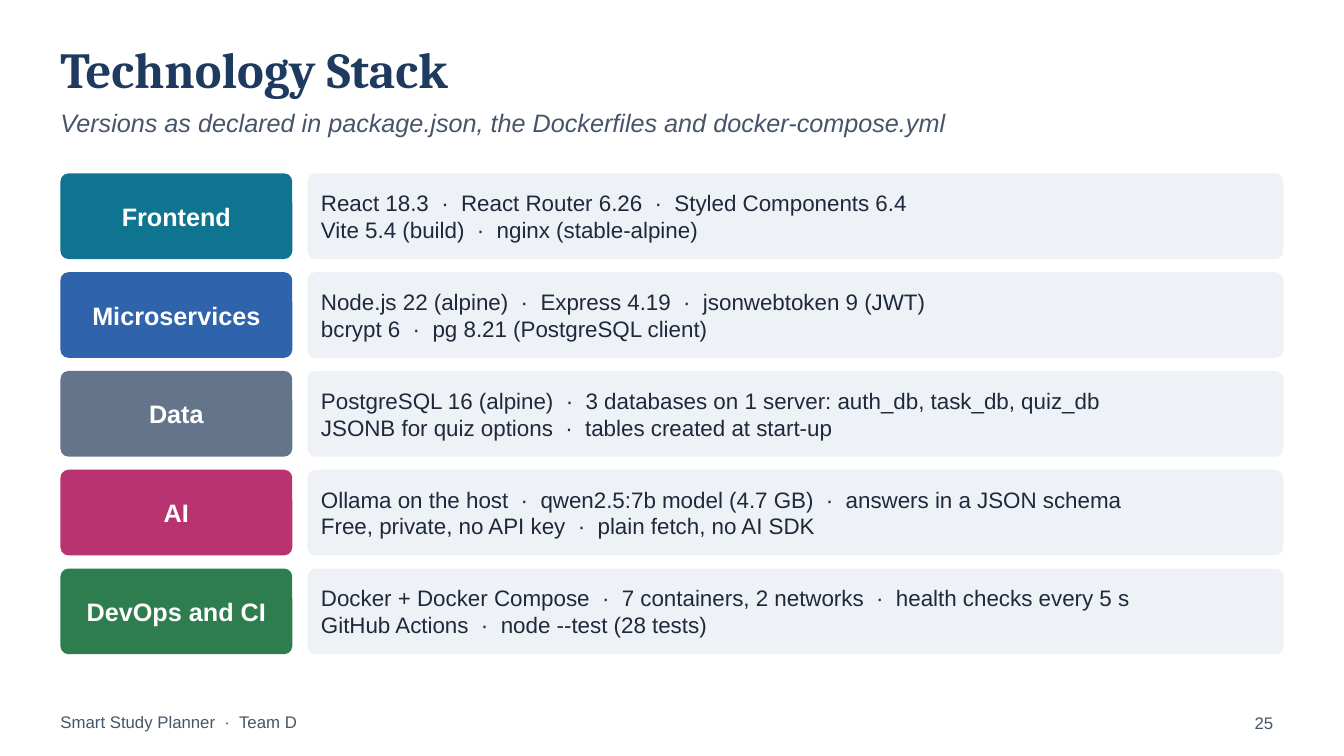
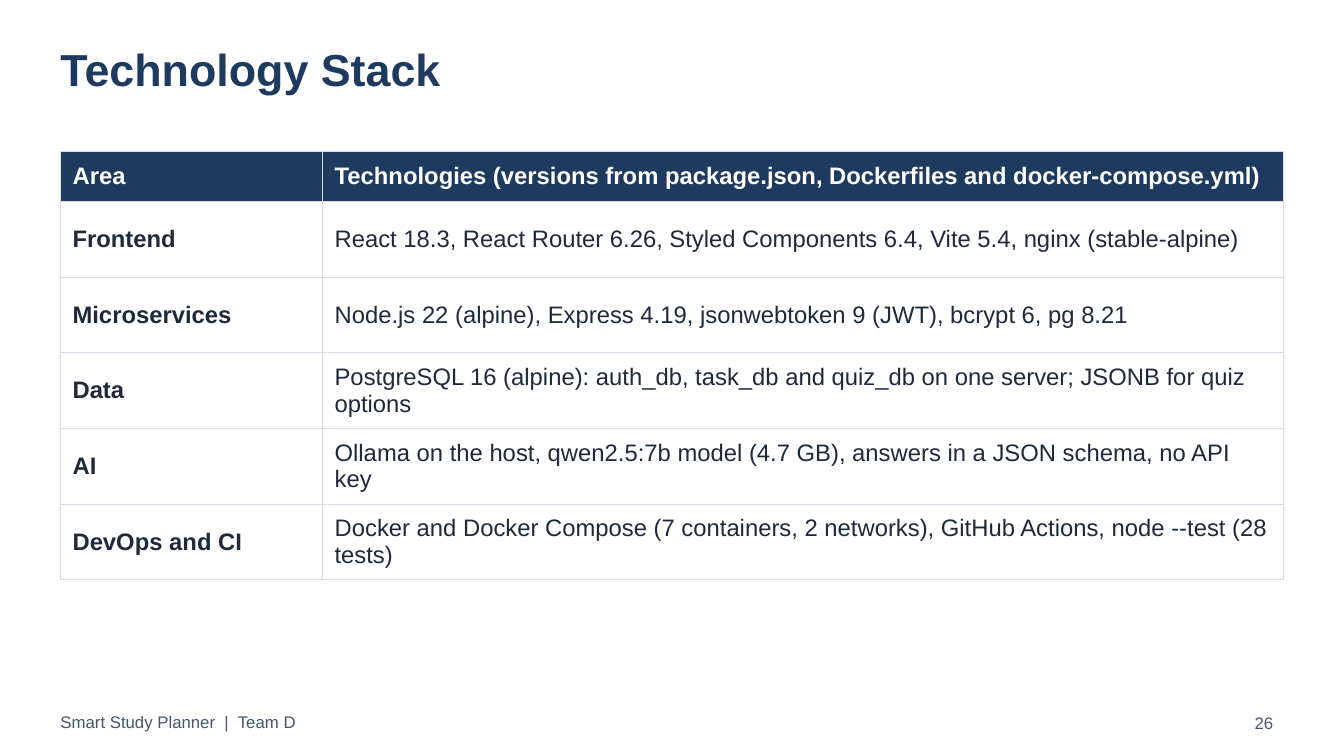
Before and after one commit to Anishpandey00/ssp-web, a slide deck: slide 26 of docs/presentations/SSP_Final_Presentation.pptx (slide 25 before the commit). Drawn at 1344x756 pixels with LibreOffice and Linux fonts; fonts in the diff are those of the drawing. Boxes give left, top, right and bottom in pixels: in the first picture for what was removed or moved away, otherwise in the second. Text is boxed around its words. In the diff, an @@ line names an element or a change of style, - is before the commit and + after.

```diff
--- a/docs/presentations/SSP_Final_Presentation.pptx
+++ b/docs/presentations/SSP_Final_Presentation.pptx
@@ title "Technology Stack" at bbox=[60, 53, 441, 95]: size 36 to 32 pt, font Cambria to Arial @@
@@ text removed at bbox=[60, 113, 945, 137] @@
-Versions as declared in package.json, the Dockerfiles and docker-compose.yml
@@ rounded rectangle removed at bbox=[60, 173, 292, 259] @@
-Frontend
@@ table added at bbox=[60, 151, 1284, 572], 6 rows, 2 columns @@
+Area | Technologies (versions from package.json, Dockerfiles and docker-compose.yml)
+Frontend | React 18.3, React Router 6.26, Styled Components 6.4, Vite 5.4, nginx (stable-alpine)
+Microservices | Node.js 22 (alpine), Express 4.19, jsonwebtoken 9 (JWT), bcrypt 6, pg 8.21
+Data | PostgreSQL 16 (alpine): auth_db, task_db and quiz_db on one server; JSONB for quiz options
+AI | Ollama on the host, qwen2.5:7b model (4.7 GB), answers in a JSON schema, no API key
+DevOps and CI | Docker and Docker Compose (7 containers, 2 networks), GitHub Actions, node --test (28 tests)
@@ rounded rectangle removed at bbox=[308, 173, 1284, 259] @@
-React 18.3 · React Router 6.26 · Styled Components 6.4
-Vite 5.4 (build) · nginx (stable-alpine)
@@ rounded rectangle removed at bbox=[60, 272, 292, 358] @@
-Microservices
@@ rounded rectangle removed at bbox=[308, 272, 1284, 358] @@
-Node.js 22 (alpine) · Express 4.19 · jsonwebtoken 9 (JWT)
-bcrypt 6 · pg 8.21 (PostgreSQL client)
@@ rounded rectangle removed at bbox=[60, 371, 292, 457] @@
-Data
@@ rounded rectangle removed at bbox=[308, 371, 1284, 457] @@
-PostgreSQL 16 (alpine) · 3 databases on 1 server: auth_db, task_db, quiz_db
-JSONB for quiz options · tables created at start-up
@@ rounded rectangle removed at bbox=[60, 470, 292, 556] @@
-AI
@@ rounded rectangle removed at bbox=[308, 470, 1284, 556] @@
-Ollama on the host · qwen2.5:7b model (4.7 GB) · answers in a JSON schema
-Free, private, no API key · plain fetch, no AI SDK
@@ rounded rectangle removed at bbox=[60, 569, 292, 654] @@
-DevOps and CI
@@ rounded rectangle removed at bbox=[308, 569, 1284, 654] @@
-Docker + Docker Compose · 7 containers, 2 networks · health checks every 5 s
-GitHub Actions · node --test (28 tests)
@@ text at bbox=[60, 716, 296, 732]: text changed @@
-Smart Study Planner · Team D
+Smart Study Planner | Team D
@@ page number at bbox=[1255, 717, 1274, 729]: text changed @@
-25
+26
```
Also in this commit, not shown: 27 other slides changed, 3 slides added, 2 slides removed.
